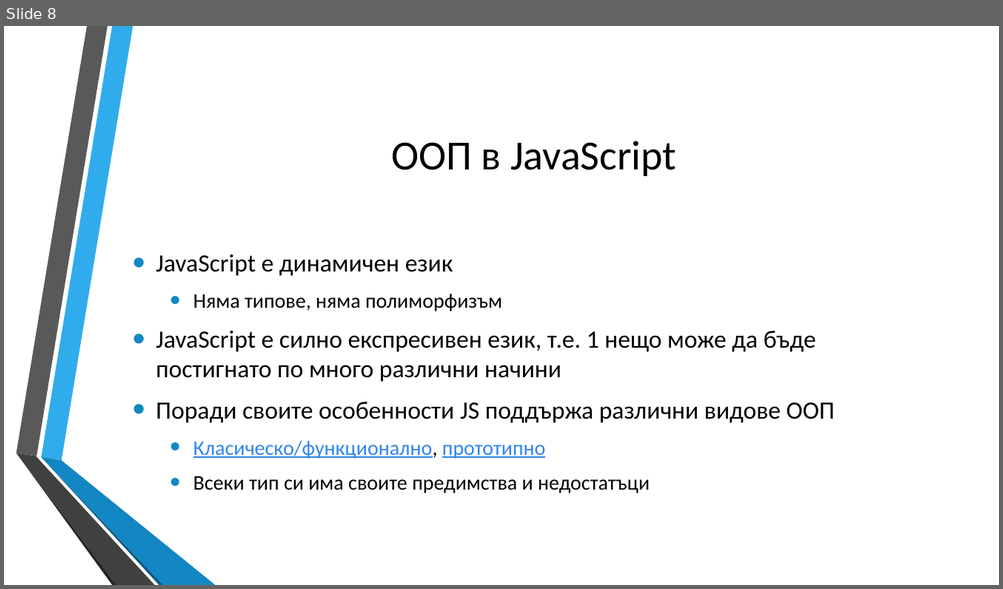
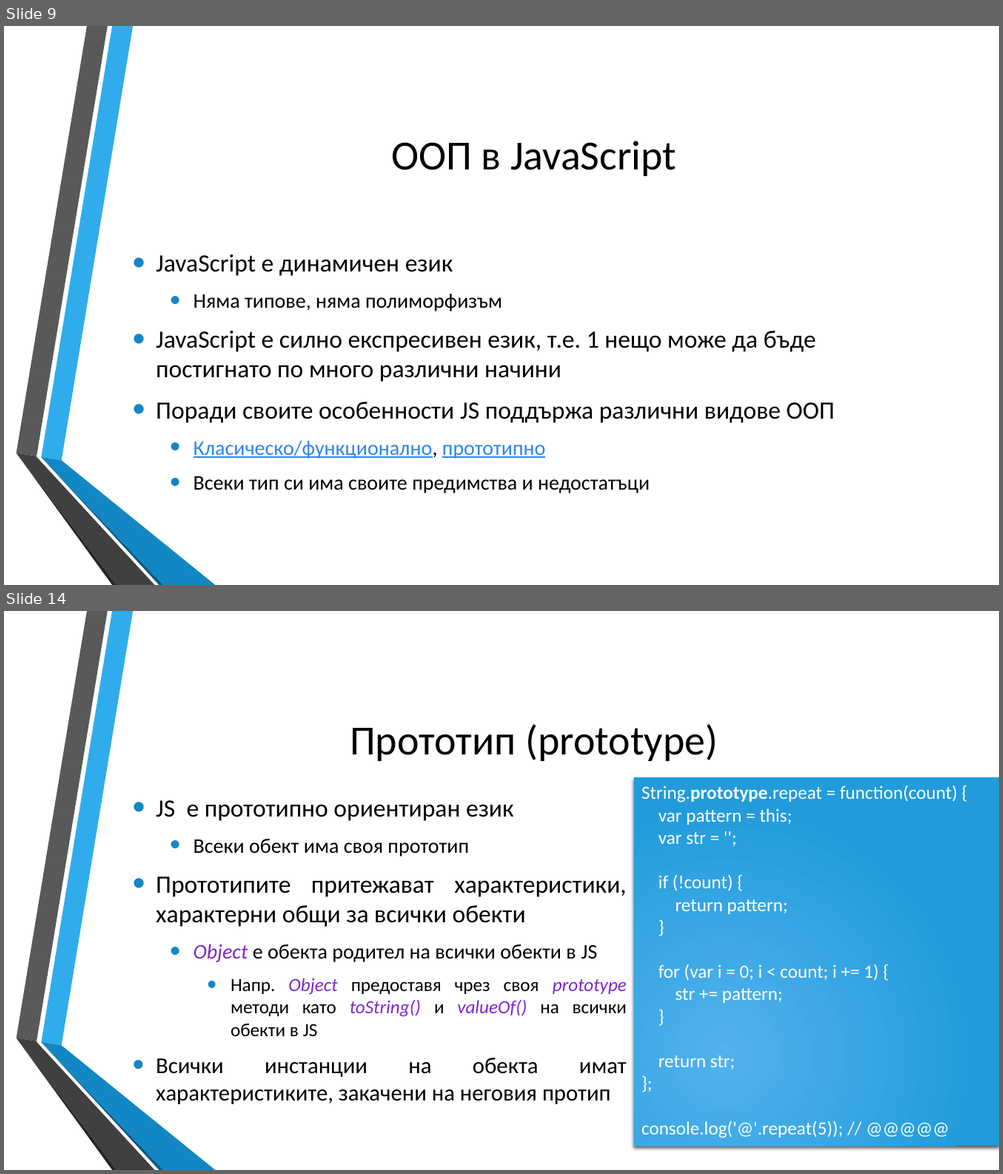
Before and after one commit to dnmitev/IT-Academy, a slide deck: JS Fundamentals/8.OOP/JS-OOP.pptx. Shown one above the other, each under a label of ours: slide 8 before the commit, slides 9 and 14 after it; the slides between them are not shown. The pictures are 1003x589 and 1003x1174 pixels, drawn with LibreOffice and Linux fonts; fonts in the diff are those of the drawing; background and template pictures are left out. Boxes give left, top, right and bottom in pixels: in the first picture for what was removed or moved away, otherwise in the second. Text is boxed around its words. In the diff, an @@ line names an element or a change of style, - is before the commit and + after.

```diff
--- a/JS Fundamentals/8.OOP/JS-OOP.pptx
+++ b/JS Fundamentals/8.OOP/JS-OOP.pptx
@@ slide 14 added at (4, 611, 999, 1170), background picture (left out); not listed: 6 template elements that a slide beside it also shows @@
@@ title added at (350, 724, 717, 761), 40 pt, text #000000 @@
+Прототип (prototype)
@@ rectangle added at (634, 777, 999, 1147), fill gradient #51B3ED to #219CDB, 18 pt, text #FFFFFF @@
+String.prototype.repeat = function(count) {
+var pattern = this;
+var str = '';
+if (!count) {
+return pattern;
+}
+for (var i = 0; i < count; i += 1) {
+str += pattern;
+}
+return str;
+};
+console.log('@'.repeat(5)); // @@@@@
@@ text added at (156, 800, 626, 1105), 24 pt, text #000000 @@
+• JS е прототипно ориентиран език
+  • Всеки обект има своя прототип
+• Прототипите притежават характеристики, характерни общи за всички обекти
+  • Object е обекта родител на всички обекти в JS
+    • Напр. Object предоставя чрез своя prototype методи като toString() и valueOf() на всички обекти в JS
+• Всички инстанции на обекта имат характеристиките, закачени на неговия протип
@@ what was slide 8 is now slide 9 @@
```
Also in this commit, not shown: 1 slide changed, 18 other slides added, 2 slides removed, 7 other files.
